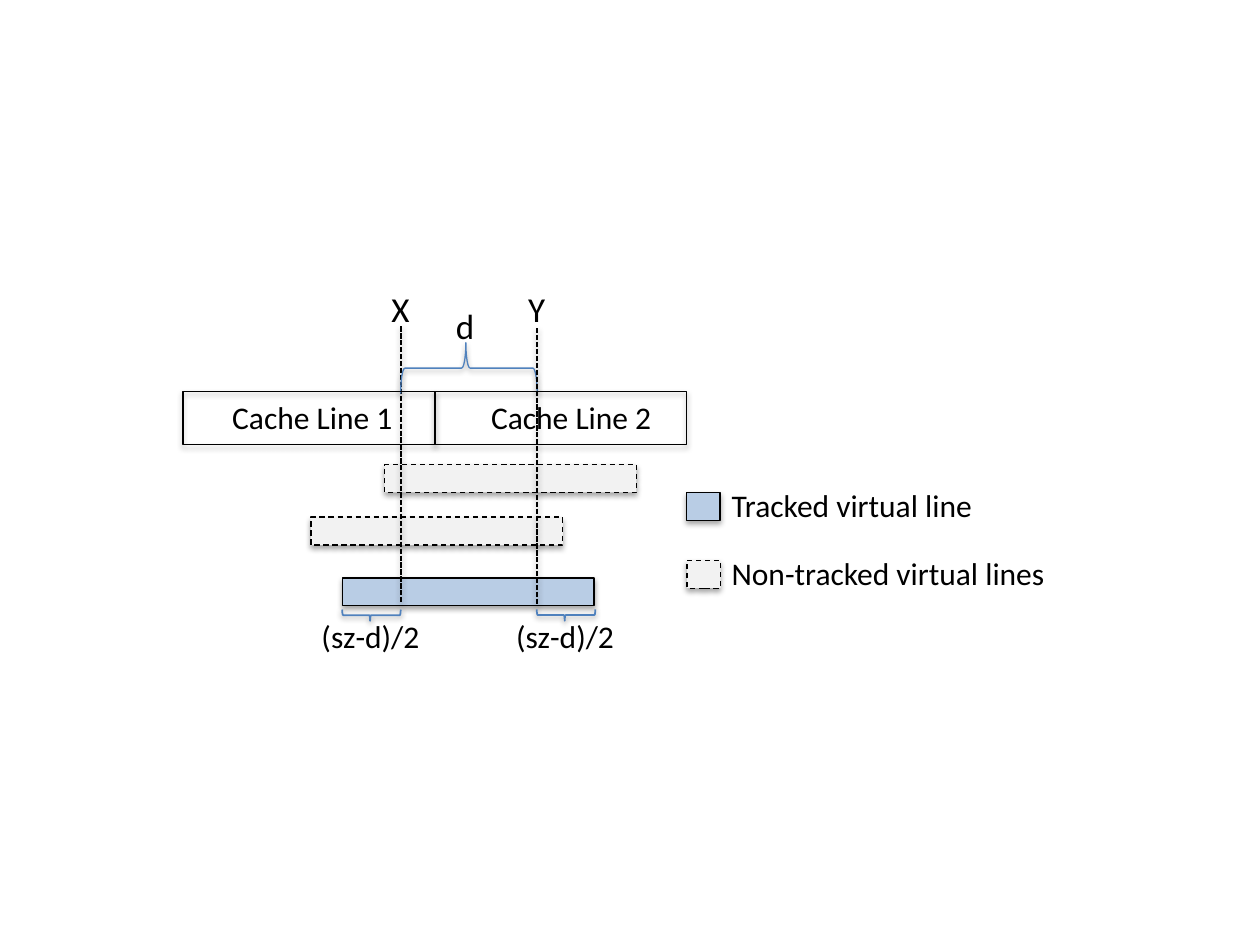
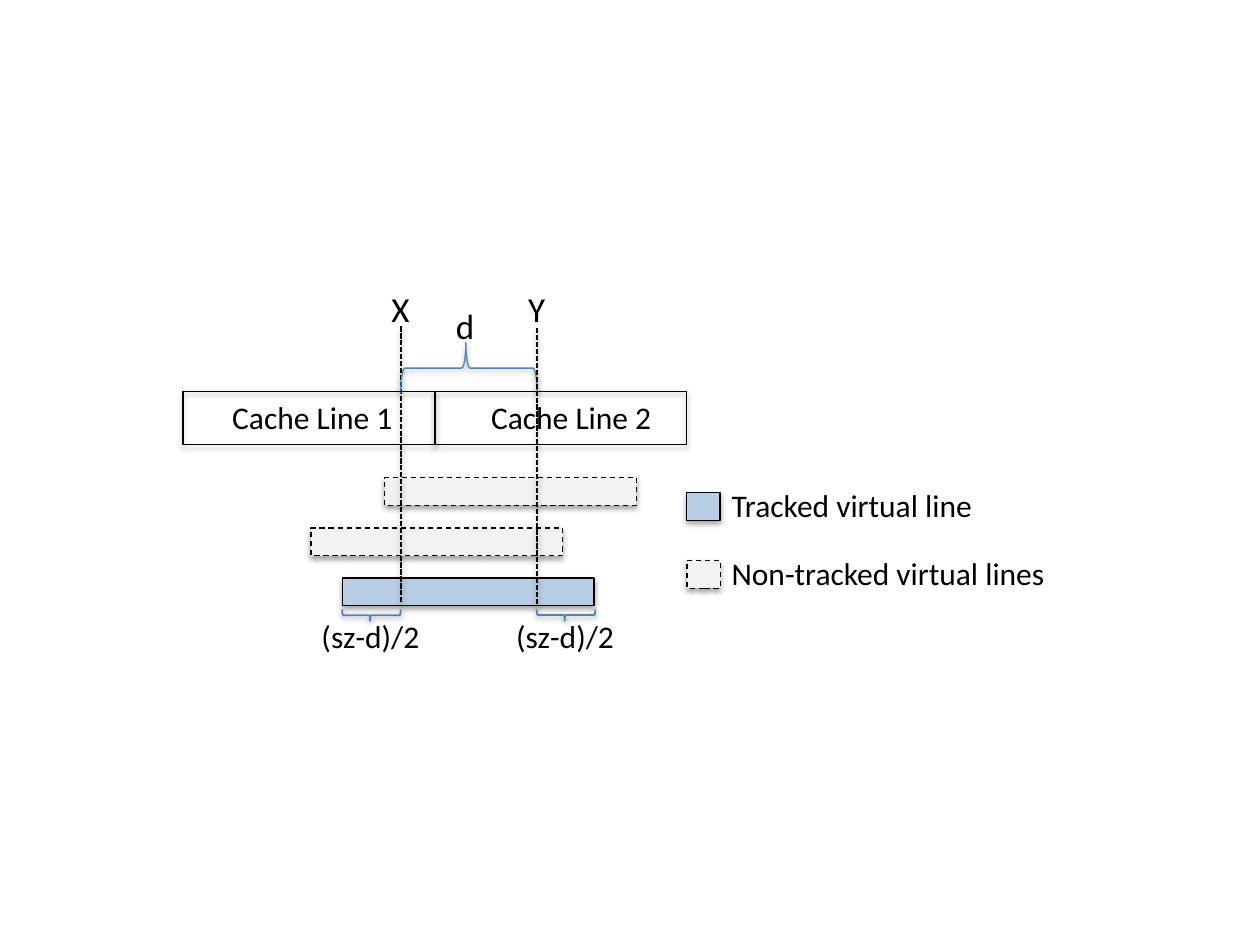
Before and after one commit to plasma-umass/Predator, a slide deck: slide 5 of fig/DefaultsPaper.pptx (slide 3 before the commit). Drawn at 1260x945 pixels with LibreOffice and Linux fonts; fonts in the diff are those of the drawing. Boxes give left, top, right and bottom in pixels: in the first picture for what was removed or moved away, otherwise in the second. Text is boxed around its words. In the diff, an @@ line names an element or a change of style, - is before the commit and + after.

```diff
--- a/fig/DefaultsPaper.pptx
+++ b/fig/DefaultsPaper.pptx
@@ rectangle: place and size @@
-rectangle at box(384, 465, 636, 493)
+rectangle at box(384, 478, 636, 505)
@@ rectangle: place and size @@
-rectangle at box(311, 517, 563, 544)
+rectangle at box(311, 528, 563, 556)
```
Also in this commit, not shown: 2 slides added, 2 other files.
